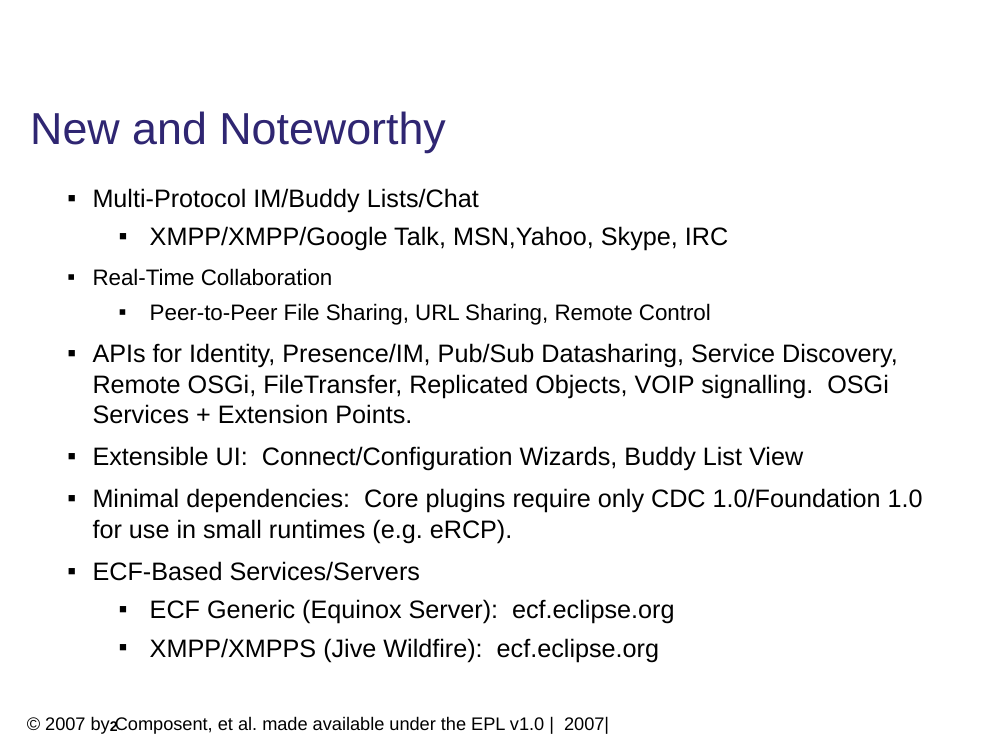
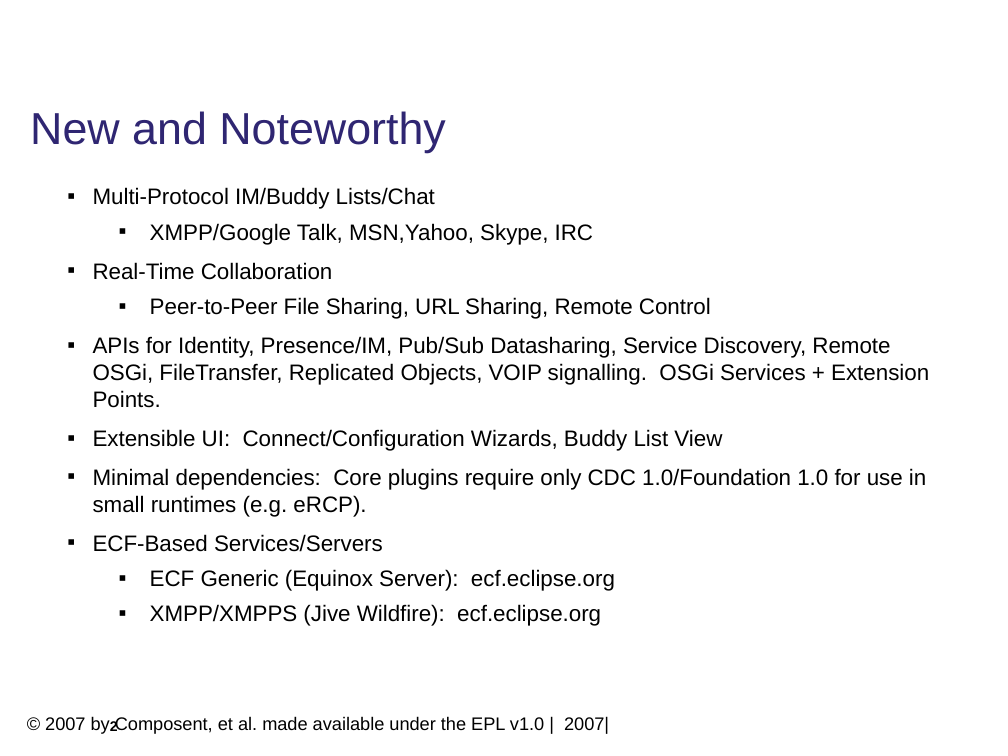
Before and after one commit to eclipse/ecf-website, a slide deck: slide 2 of reviews/ECF_Europa_Review.odp. Drawn at 1008x756 pixels with LibreOffice and Linux fonts; fonts in the diff are those of the drawing; background and template pictures are left out. Boxes give left, top, right and bottom in pixels: in the first picture for what was removed or moved away, otherwise in the second. Text is boxed around its words. In the diff, an @@ line names an element or a change of style, - is before the commit and + after.

```diff
--- a/reviews/ECF_Europa_Review.odp
+++ b/reviews/ECF_Europa_Review.odp
@@ text at bbox=[93, 187, 929, 626]: size 18 to 16 pt in "Multi-Protocol IM/Buddy Lists/Chat", "APIs for Identity, Presence/IM, Pub/Sub Datasharing, Service ...", "Extensible UI: Connect/Configuration Wizards, Buddy List Vie ...", "Minimal dependencies: Core plugins require only CDC ..." and 3 more places @@
@@ text at bbox=[150, 223, 593, 245]: text changed; size 18 to 16 pt @@
-  ▪ XMPP/XMPP/Google Talk, MSN,Yahoo, Skype, IRC
+  ▪ XMPP/Google Talk, MSN,Yahoo, Skype, IRC
```
Also in this commit, not shown: 1 other slide changed, 1 other file.
